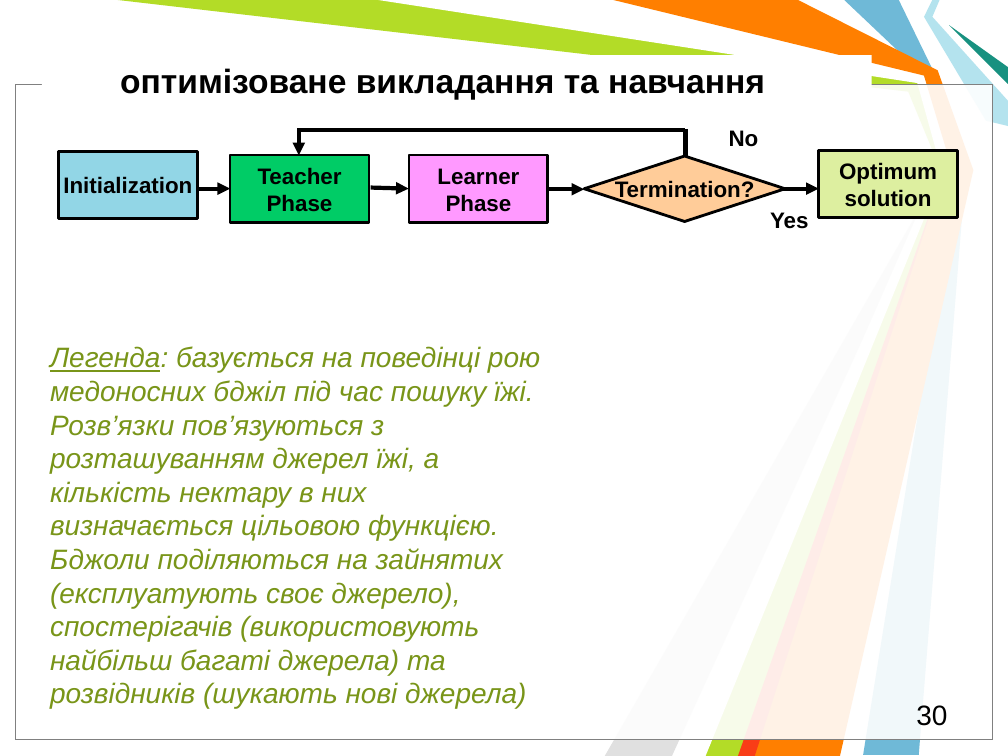
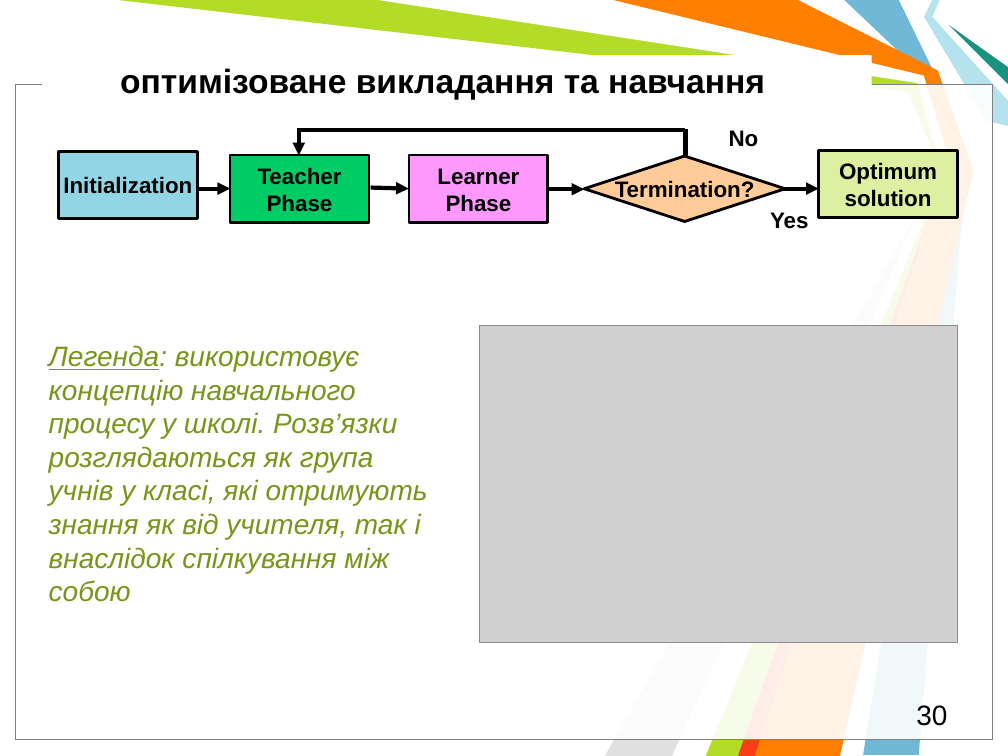
Before and after one commit to l432/NMK, a slide deck: slide 30 of Lecture/DAAD/DAAD_MetaH.pptm. Drawn at 1008x756 pixels with LibreOffice and Linux fonts; fonts in the diff are those of the drawing; grey boxes stand for pictures; background and template pictures are left out. Boxes give left, top, right and bottom in pixels: in the first picture for what was removed or moved away, otherwise in the second. Text is boxed around its words. In the diff, an @@ line names an element or a change of style, - is before the commit and + after.

```diff
--- a/Lecture/DAAD/DAAD_MetaH.pptm
+++ b/Lecture/DAAD/DAAD_MetaH.pptm
@@ picture added at box(480, 326, 958, 642) @@
@@ text at box(49, 345, 428, 602): text changed @@
-Легенда: базується на поведінці рою медоносних бджіл під час пошуку їжі. Розв’язки пов’язуються з розташуванням джерел їжі, а кількість нектару в них визначається цільовою функцією. Бджоли поділяються на зайнятих (експлуатують своє джерело), спостерігачів (використовують найбільш багаті джерела) та розвідників (шукають нові джерела)
+Легенда: використовує концепцію навчального процесу у школі. Розв’язки розглядаються як група учнів у класі, які отримують знання як від учителя, так і внаслідок спілкування між собою
```
Also in this commit, not shown: 3 other slides changed.
